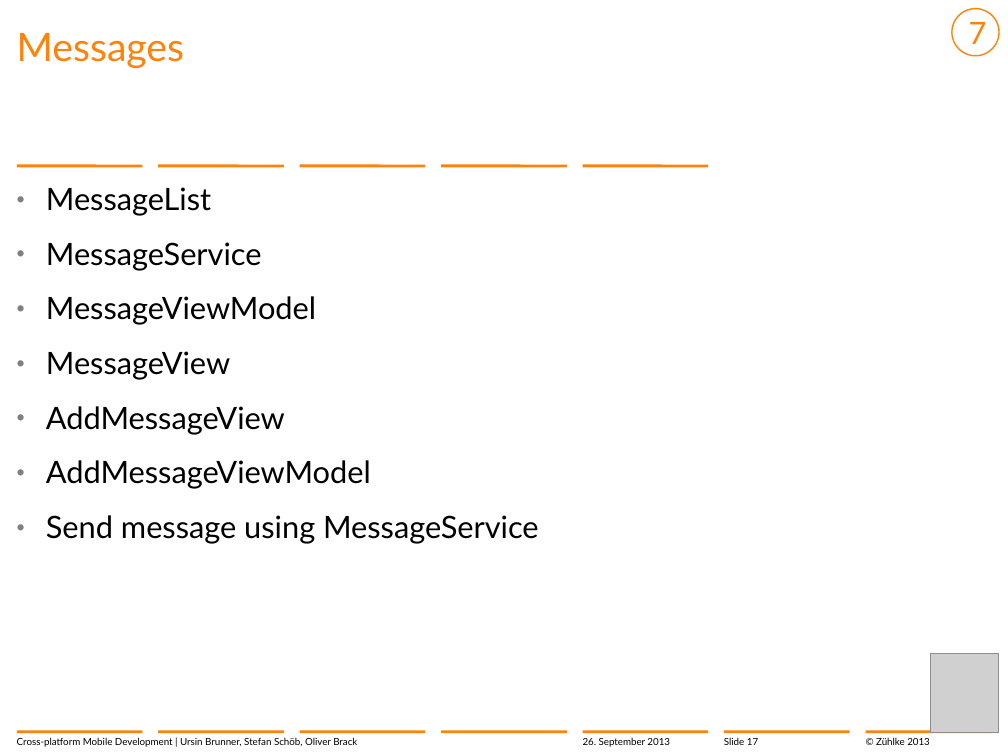
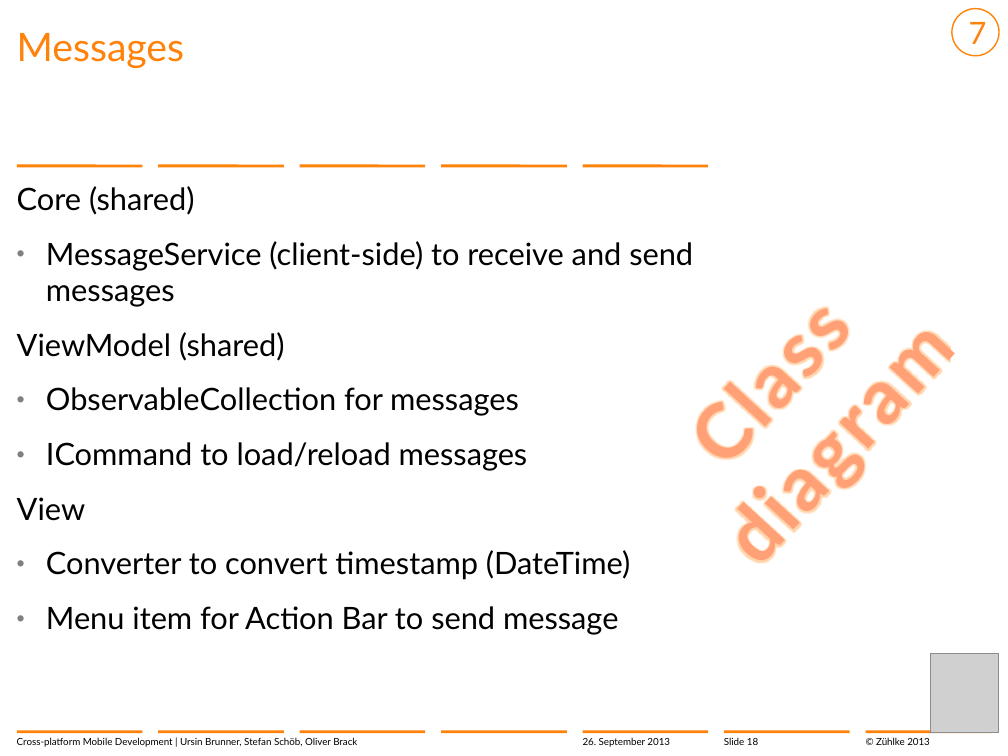
Before and after one commit to brunnurs/zxm, a slide deck: slide 18 of docs/13-09-26 Cross-platform mobile development with C#.pptx (slide 17 before the commit). Drawn at 1008x756 pixels with LibreOffice and Linux fonts; fonts in the diff are those of the drawing; grey boxes stand for pictures; background and template pictures are left out. Boxes give left, top, right and bottom in pixels: in the first picture for what was removed or moved away, otherwise in the second. Text is boxed around its words. In the diff, an @@ line names an element or a change of style, - is before the commit and + after.

Commit message:
Slides updated

```diff
--- a/docs/13-09-26 Cross-platform mobile development with C#.pptx
+++ b/docs/13-09-26 Cross-platform mobile development with C#.pptx
@@ text added at bbox=[558, 153, 982, 604], 54 pt, text gradient #FFA176 to #C46000, bold @@
+Class diagram
@@ text at bbox=[17, 186, 693, 635]: text changed @@
-  • MessageList
-  • MessageService
-  • MessageViewModel
-  • MessageView
-  • AddMessageView
-  • AddMessageViewModel
-  • Send message using MessageService
+Core (shared)
+  • MessageService (client-side) to receive and send messages
+ViewModel (shared)
+  • ObservableCollection for messages
+  • ICommand to load/reload messages
+View
+  • Converter to convert timestamp (DateTime)
+  • Menu item for Action Bar to send message
@@ page number at bbox=[724, 738, 758, 745]: text changed @@
-Slide 17
+Slide 18
```
Also in this commit, not shown: 12 other slides changed, 1 slide added.
